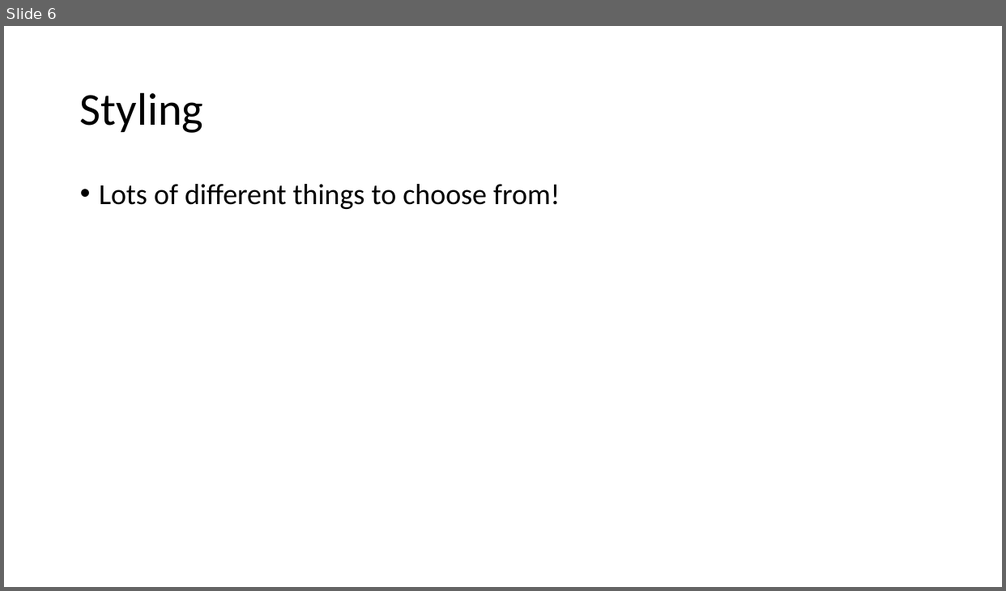
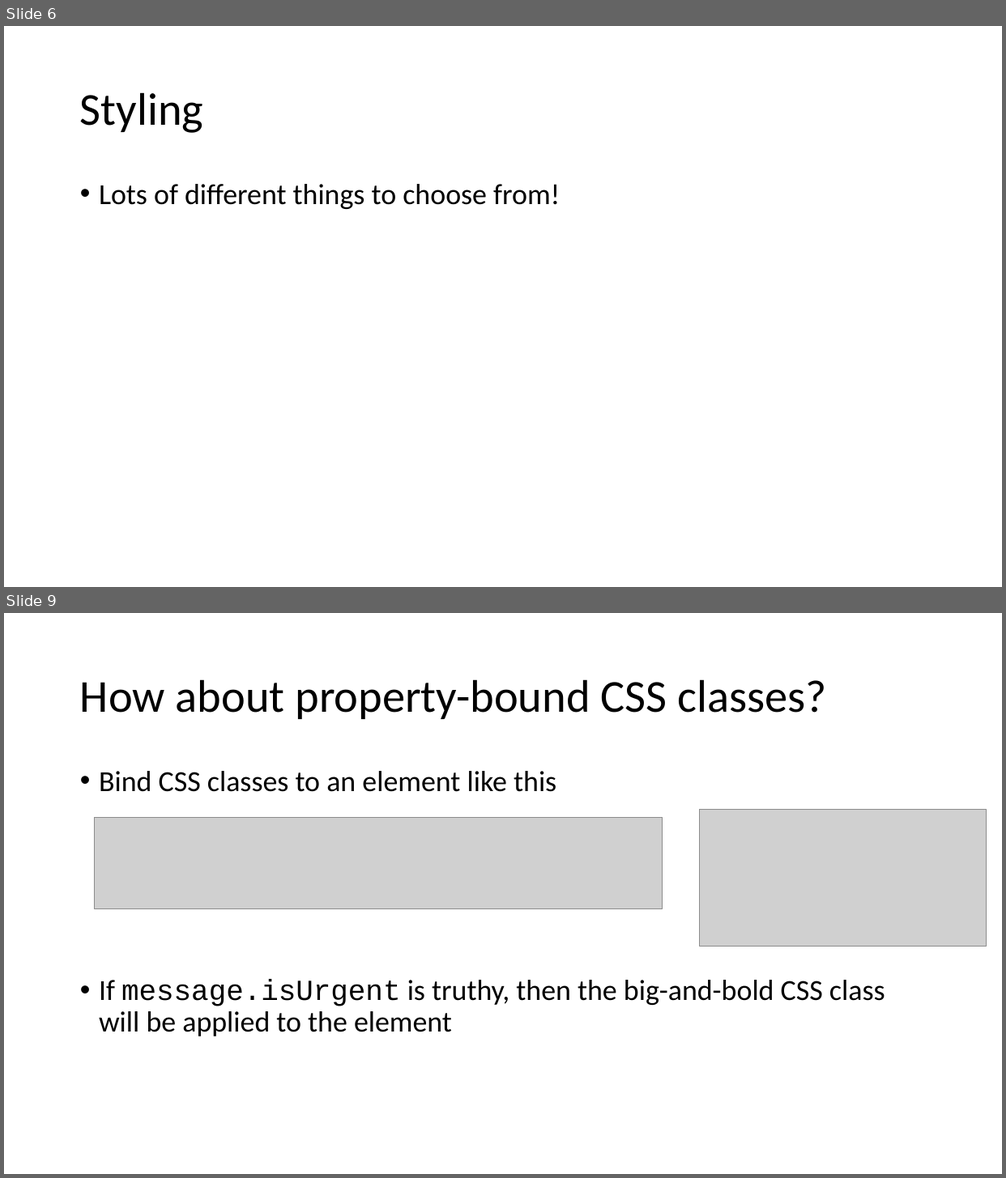
Before and after one commit to schneidenbach/Angular2-AspNetCore-TypeScript-Workshop, a slide deck: slides/4 - Pipes and styling.pptx. Shown one above the other, each under a label of ours: slide 6 before the commit, slides 6 and 9 after it; the slides between them are not shown. The pictures are 1006x591 and 1006x1178 pixels, drawn with LibreOffice and Linux fonts; fonts in the diff are those of the drawing; grey boxes stand for pictures. Boxes give left, top, right and bottom in pixels: in the first picture for what was removed or moved away, otherwise in the second. Text is boxed around its words. In the diff, an @@ line names an element or a change of style, - is before the commit and + after.

```diff
--- a/slides/4 - Pipes and styling.pptx
+++ b/slides/4 - Pipes and styling.pptx
@@ slide 9 added at <box>4,613,1002,1174</box>, background #FFFFFF @@
@@ title added at <box>80,679,826,719</box>, 44 pt, text #000000 @@
+How about property-bound CSS classes?
@@ text added at <box>99,771,885,1037</box>, 28 pt, text #000000 @@
+• Bind CSS classes to an element like this
+• If message.isUrgent is truthy, then the big-and-bold CSS class will be applied to the element
@@ picture added at <box>94,817,662,909</box> @@
@@ picture added at <box>700,810,987,946</box> @@
```
Also in this commit, not shown: 2 slides changed, 2 other slides added, 2 slides removed, 23 other files.
